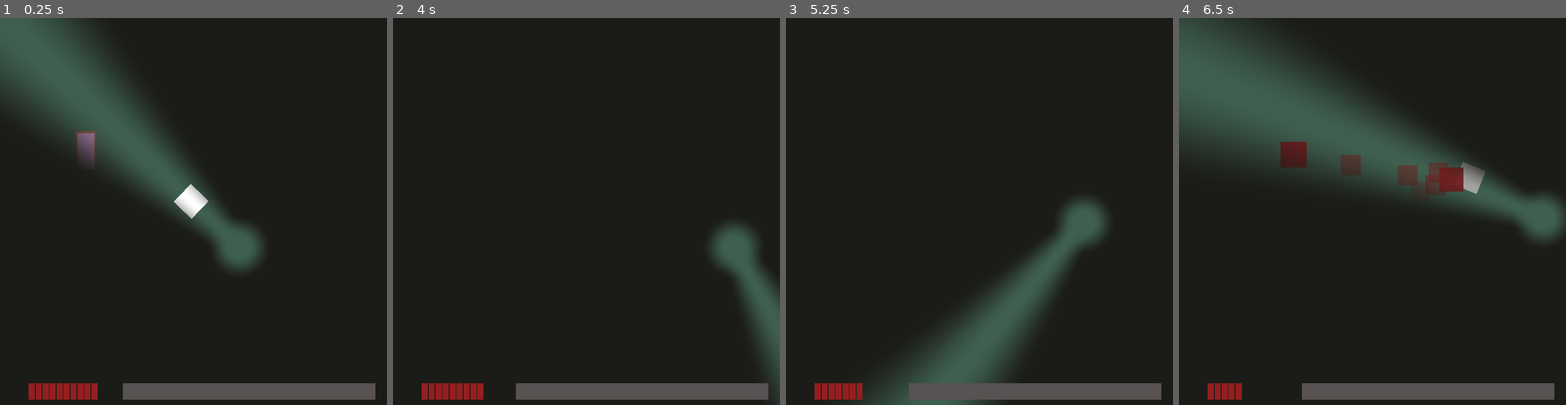
Above: before the commit, frames 1-4 (left to right).
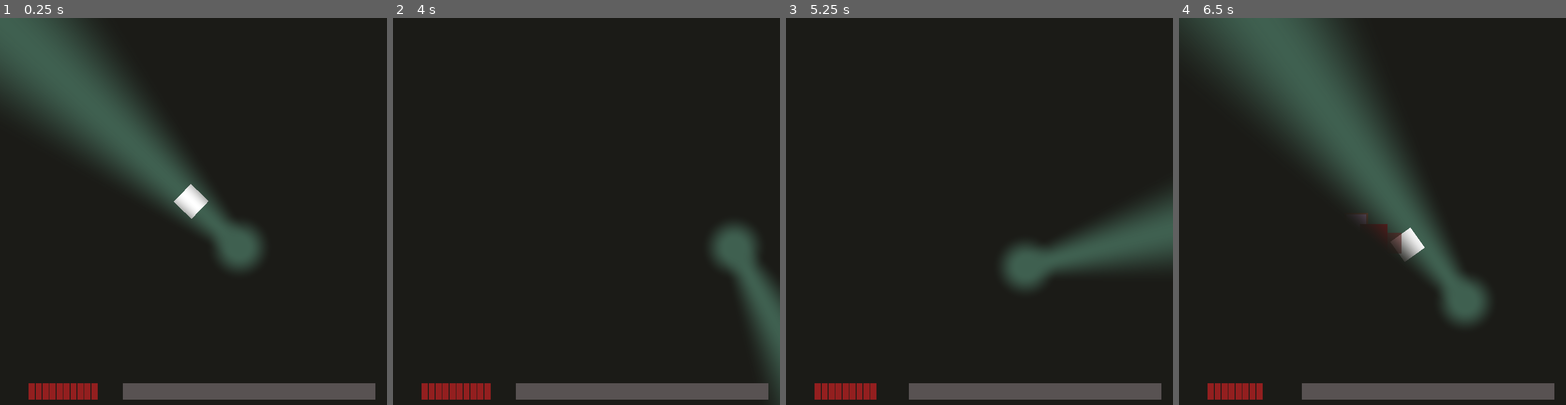
Above: after the commit, the same moments.

Repository: nolenroyalty/flashlight-survivors
Game: Godot game, scene res://Main.tscn
The game is run twice, just before and just after one commit, with the same random seed, the same clock (stepped at 60 frames per second) and the same inputs.
Inputs (mouse positions are in pixels of both pictures, inside the frame that each line leads up to):
- Up to frame 1 (0.25 s): no input
- Up to frame 2 (4 s): tap Enter at 0.5 s; move the mouse to (671, 192) at 0.52 s; hold D (player_right) 0.53-1.28 s; move the mouse to (509, 230) at 1.27 s; hold S (player_down) 1.28-2.03 s; move the mouse to (625, 126) at 2.02 s; hold D (player_right) 2.03-2.78 s; move the mouse to (567, 288) at 2.77 s; hold W (player_up) 2.78-3.53 s; move the mouse to (702, 269) at 3.52 s; hold A (player_left) from 3.53 s (still down)
- Up to frame 3 (5.25 s): tap Z (debug_spawn_door) at 4.15 s; move the mouse to (863, 153) at 4.27 s; move the mouse to (998, 211) at 5.02 s; release A (player_left) at 5.03 s; hold S (player_down) from 5.03 s (still down)
- Up to frame 4 (6.5 s): move the mouse to (1314, 114) at 5.77 s; release S (player_down) at 5.78 s; hold D (player_right) from 5.78 s (still down)

The runs differ from the first frame. In frame 1, 0.4% of the frame differs, in the area x 19-25%, y 29-38%; in frame 2, less than 0.1%; in frame 3, 11%; in frame 4, 22%, in the area x 0-100%, y 0-99%.

Commit message:
restrict movement + start level up dialogue

Diff:
--- a/Main.gd
+++ b/Main.gd
@@ -22,6 +22,7 @@
 		var enemy = Enemy.instance()
 		add_child(enemy)
 	if Input.is_action_just_pressed("debug_spawn_door"):
+		# We should avoid overlapping doors
 		var door = Door.instance()
 		var x = rng.randi_range(50, 400)
 		var y = rng.randi_range(50, 300)
--- a/Main.tscn
+++ b/Main.tscn
@@ -5,7 +5,7 @@
 [ext_resource path="res://Main.gd" type="Script" id=3]
 [ext_resource path="res://ui/Healthbar.tscn" type="PackedScene" id=4]
 [ext_resource path="res://ui/XPBar.tscn" type="PackedScene" id=5]
-[ext_resource path="res://enemies/Doorway.tscn" type="PackedScene" id=6]
+[ext_resource path="res://environment/OuterWalls.tscn" type="PackedScene" id=6]
 
 [node name="Main" type="Node2D"]
 script = ExtResource( 3 )
@@ -33,5 +33,4 @@
 position = Vector2( 159, 472 )
 z_index = 1
 
-[node name="Doorway" parent="." instance=ExtResource( 6 )]
-position = Vector2( 111, 171 )
+[node name="OuterWalls" parent="." instance=ExtResource( 6 )]
--- a/enemies/DefaultEnemy.tscn
+++ b/enemies/DefaultEnemy.tscn
@@ -136,7 +136,7 @@
 
 [node name="DefaultEnemy" type="KinematicBody2D"]
 collision_layer = 32
-collision_mask = 36
+collision_mask = 100
 script = ExtResource( 1 )
 
 [node name="ColorRect" type="ColorRect" parent="."]
--- /dev/null
+++ b/environment/OuterWalls.tscn
@@ -0,0 +1,29 @@
+[gd_scene load_steps=3 format=2]
+
+[sub_resource type="RectangleShape2D" id=1]
+resource_local_to_scene = true
+extents = Vector2( 11, 227.5 )
+
+[sub_resource type="RectangleShape2D" id=2]
+resource_local_to_scene = true
+extents = Vector2( 271, 7.0625 )
+
+[node name="OuterWalls" type="StaticBody2D"]
+collision_layer = 64
+collision_mask = 0
+
+[node name="left" type="CollisionShape2D" parent="."]
+position = Vector2( -11, 227.5 )
+shape = SubResource( 1 )
+
+[node name="right" type="CollisionShape2D" parent="."]
+position = Vector2( 511, 227 )
+shape = SubResource( 1 )
+
+[node name="top" type="CollisionShape2D" parent="."]
+position = Vector2( 250, -6.9375 )
+shape = SubResource( 2 )
+
+[node name="bot" type="CollisionShape2D" parent="."]
+position = Vector2( 249, 448 )
+shape = SubResource( 2 )
--- a/player/Player.tscn
+++ b/player/Player.tscn
@@ -12,7 +12,7 @@
 
 [node name="Player" type="KinematicBody2D"]
 collision_layer = 4
-collision_mask = 32
+collision_mask = 96
 script = ExtResource( 1 )
 
 [node name="ColorRect" type="ColorRect" parent="."]
--- a/project.godot
+++ b/project.godot
@@ -122,6 +122,7 @@
 2d_physics/layer_4="enemy_hurtbox"
 2d_physics/layer_5="enemy_hitbox"
 2d_physics/layer_6="enemy_collision "
+2d_physics/layer_7="environment"
 
 [mono]
 
--- /dev/null
+++ b/ui/UpgradeChoice.tscn
@@ -0,0 +1,29 @@
+[gd_scene load_steps=3 format=2]
+
+[ext_resource path="res://Aseprite/upgradechoiceproto.png" type="Texture" id=1]
+[ext_resource path="res://Aseprite/placeholderupgradeimage.png" type="Texture" id=2]
+
+[node name="UpgradeChoice" type="TextureButton"]
+margin_right = 250.0
+margin_bottom = 100.0
+texture_normal = ExtResource( 1 )
+
+[node name="Sprite" type="Sprite" parent="."]
+position = Vector2( 50, 50 )
+texture = ExtResource( 2 )
+
+[node name="Title" type="Label" parent="."]
+margin_left = 89.0
+margin_top = 29.0
+margin_right = 188.0
+margin_bottom = 43.0
+custom_colors/font_color = Color( 0, 0, 0, 1 )
+text = "UPGRADE TITLE"
+
+[node name="Label" type="Label" parent="."]
+margin_left = 90.0
+margin_top = 52.0
+margin_right = 185.0
+margin_bottom = 66.0
+custom_colors/font_color = Color( 0, 0, 0, 1 )
+text = "UPGRADE TEXT"
--- /dev/null
+++ b/ui/UpgradeDialogue.tscn
@@ -0,0 +1,3 @@
+[gd_scene format=2]
+
+[node name="UpgradeDialogue" type="CanvasLayer"]
Binary file added: Aseprite/placeholderupgradeimage.aseprite
Binary file added: Aseprite/placeholderupgradeimage.png
Not shown, added: Aseprite/placeholderupgradeimage.png.import
Binary file added: Aseprite/upgradechoiceproto.aseprite
Binary file added: Aseprite/upgradechoiceproto.png
Not shown, added: Aseprite/upgradechoiceproto.png.import
